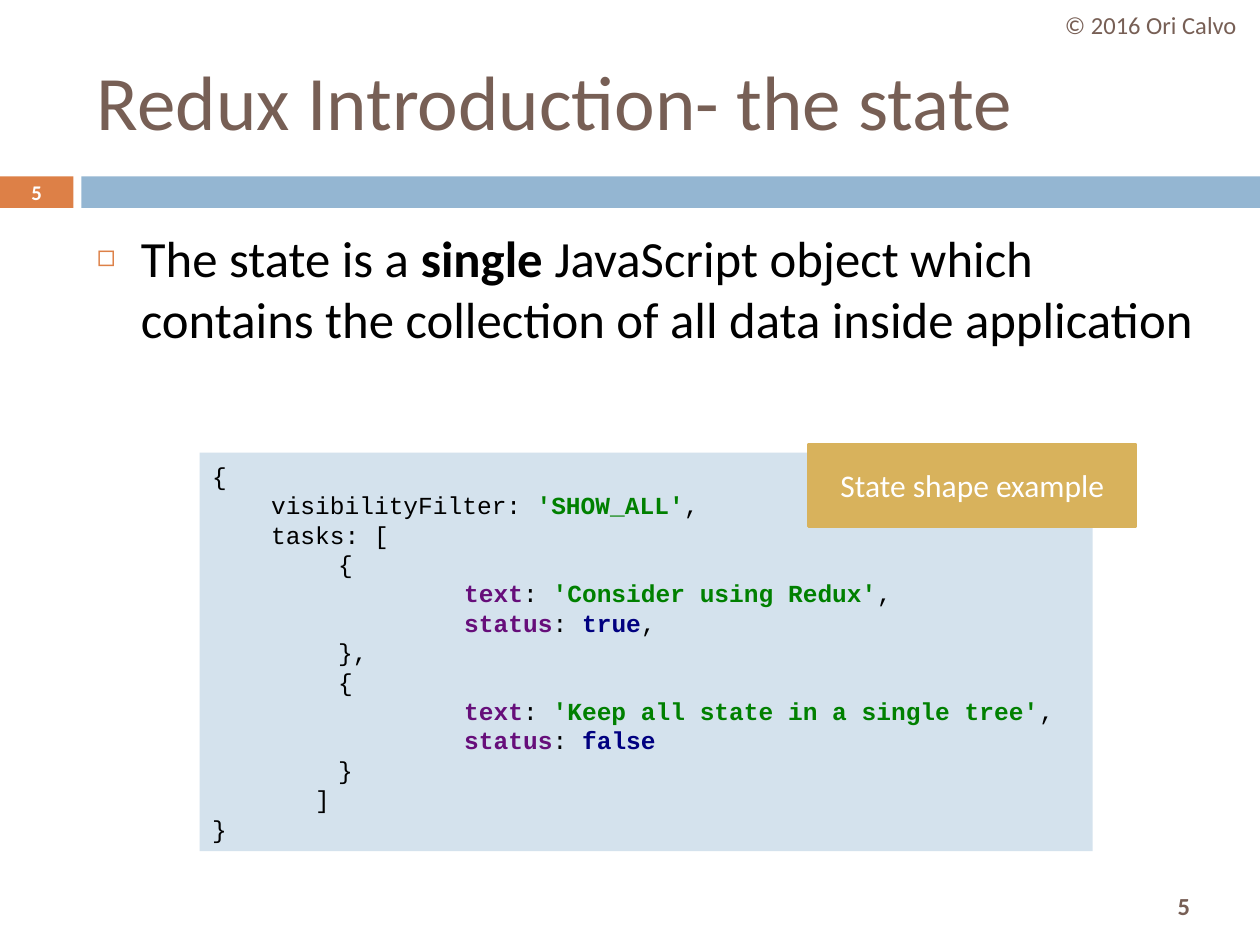
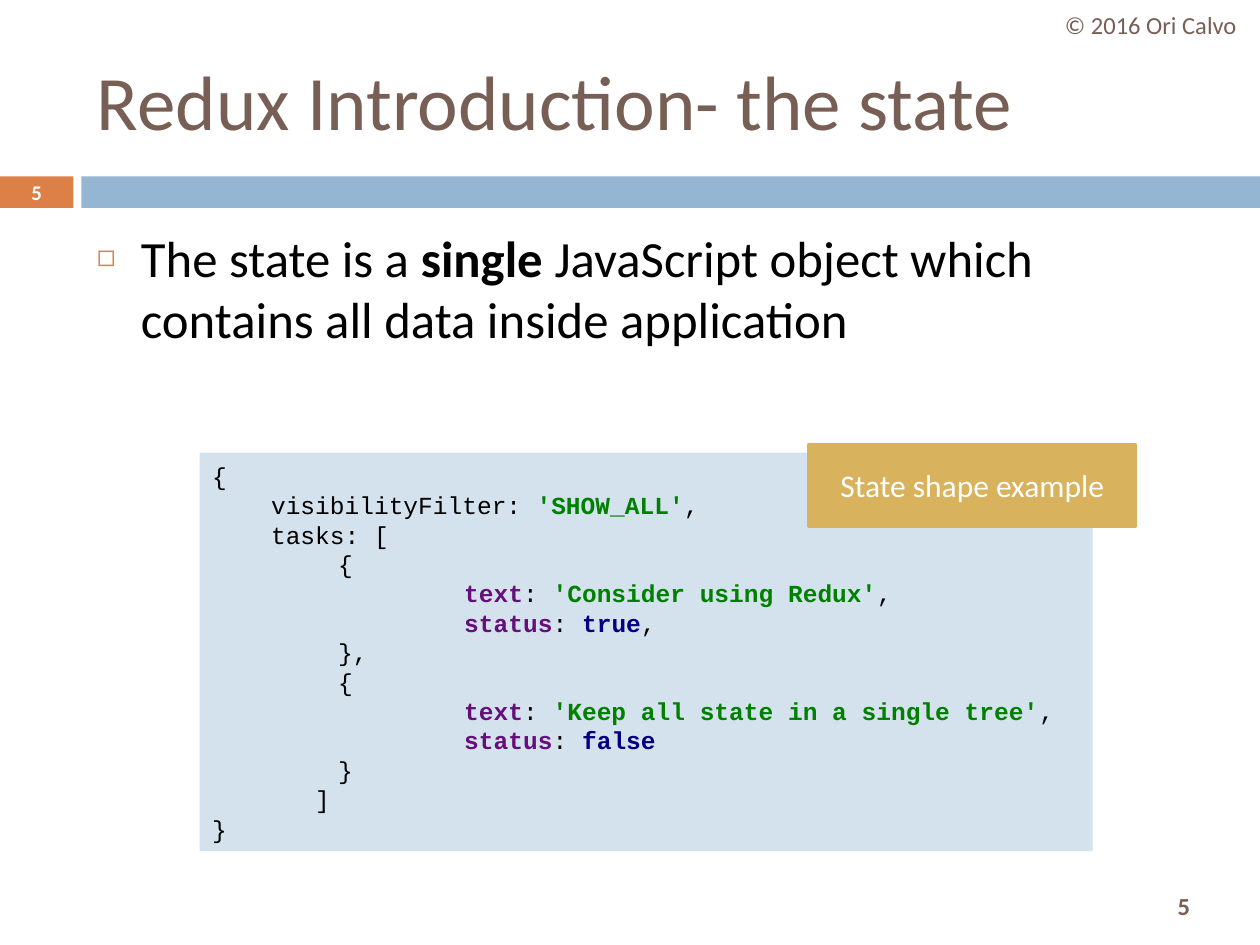
Before and after one commit to oricalvo/course-amdocs-angular, a slide deck: slide 5 of PPTs/09 Redux.pptx. Drawn at 1260x945 pixels with LibreOffice and Linux fonts; fonts in the diff are those of the drawing. Boxes give left, top, right and bottom in pixels: in the first picture for what was removed or moved away, otherwise in the second. Text is boxed around its words. In the diff, an @@ line names an element or a change of style, - is before the commit and + after.

Commit message:
More

```diff
--- a/PPTs/09 Redux.pptx
+++ b/PPTs/09 Redux.pptx
@@ text at box(141, 241, 1033, 347): text changed @@
-◻ The state is a single JavaScript object which contains the collection of all data inside application
+◻ The state is a single JavaScript object which contains all data inside application
```
Also in this commit, not shown: 16 slides removed.
